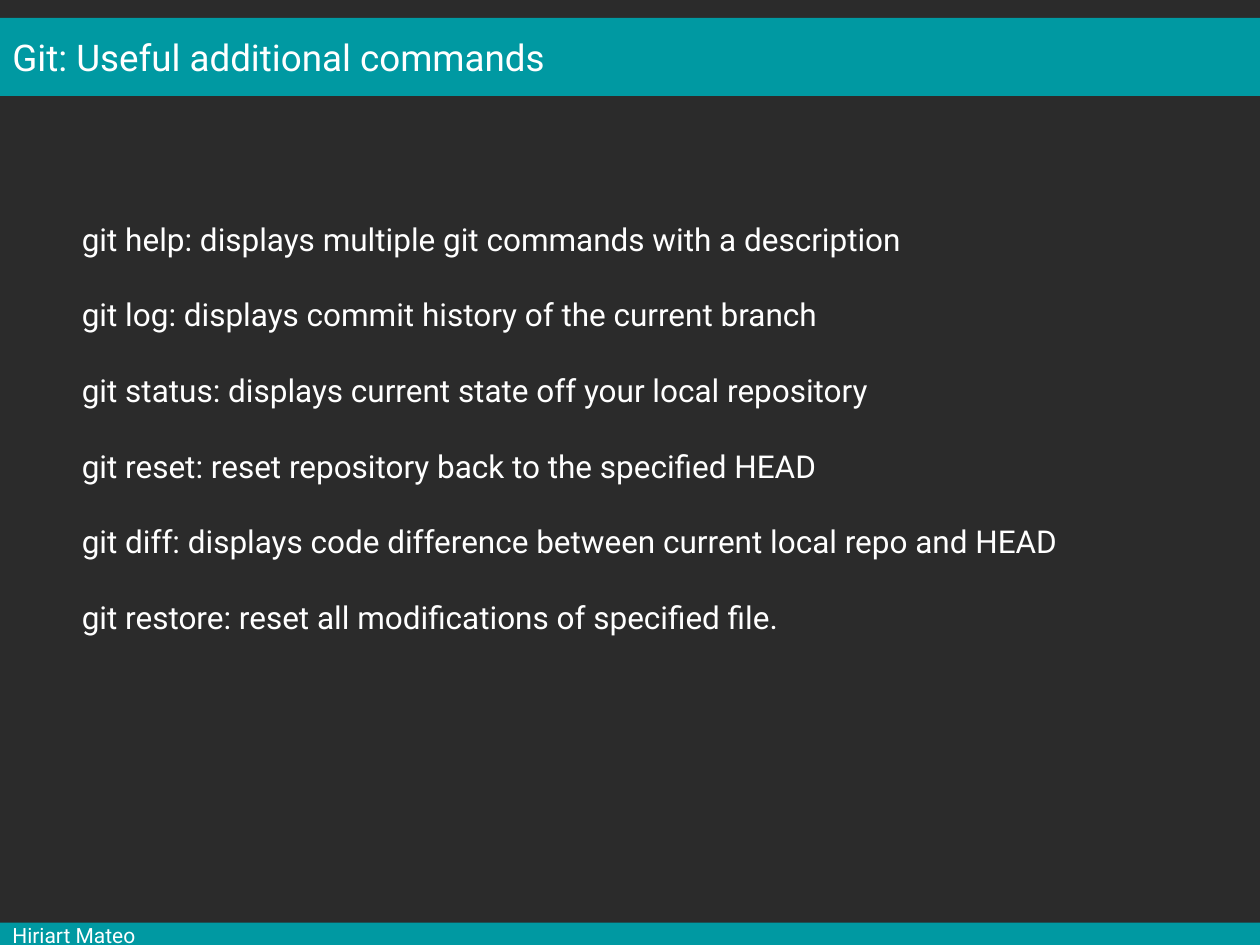
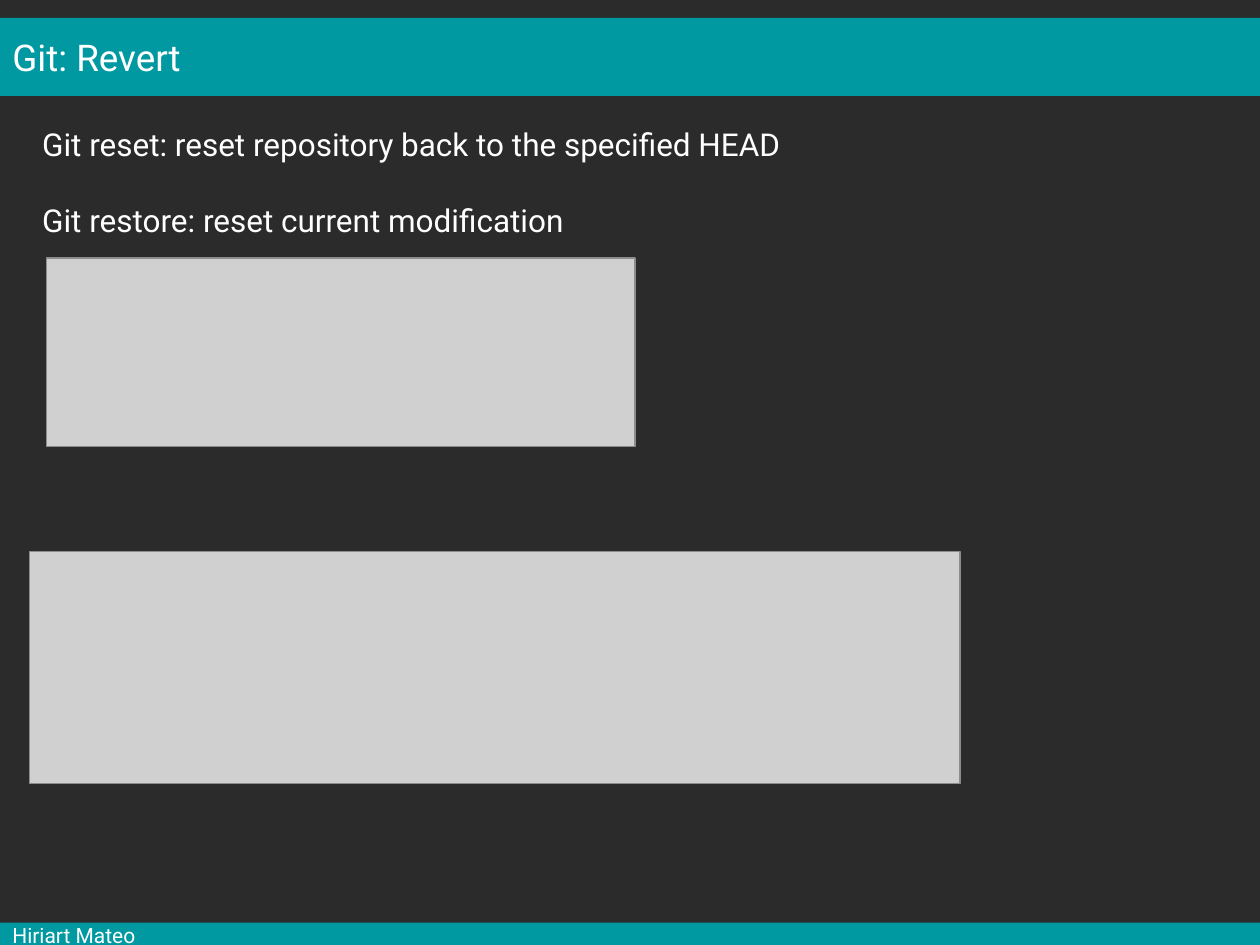
Before and after one commit to mesocentre-clermont-auvergne/formation_fair, a slide deck: slide 18 of fair_versionnage/versionnage_cours/cours.odp (slide 12 before the commit). Drawn at 1260x945 pixels with LibreOffice and Linux fonts; fonts in the diff are those of the drawing; grey boxes stand for pictures; background and template pictures are left out; a plain dark background stands for a picture behind light text. Boxes give left, top, right and bottom in pixels: in the first picture for what was removed or moved away, otherwise in the second. Text is boxed around its words. In the diff, an @@ line names an element or a change of style, - is before the commit and + after.

```diff
--- a/fair_versionnage/versionnage_cours/cours.odp
+++ b/fair_versionnage/versionnage_cours/cours.odp
@@ text in rectangle at (12,44,180,72): text changed @@
-Git: Useful additional commands
+Git: Revert
@@ text added at (42,132,780,233), 18 pt, text #FFFFFF @@
+Git reset: reset repository back to the specified HEAD
+Git restore: reset current modification
@@ text removed at (82,227,1057,636) @@
-git help: displays multiple git commands with a description
-git log: displays commit history of the current branch
-git status: displays current state off your local repository
-git reset: reset repository back to the specified HEAD
-git diff: displays code difference between current local repo and HEAD
-git restore: reset all modifications of specified file.
@@ picture added at (47,258,635,446) @@
@@ picture added at (30,552,960,784) @@
```
Also in this commit, not shown: 17 other slides changed, 15 slides added.
